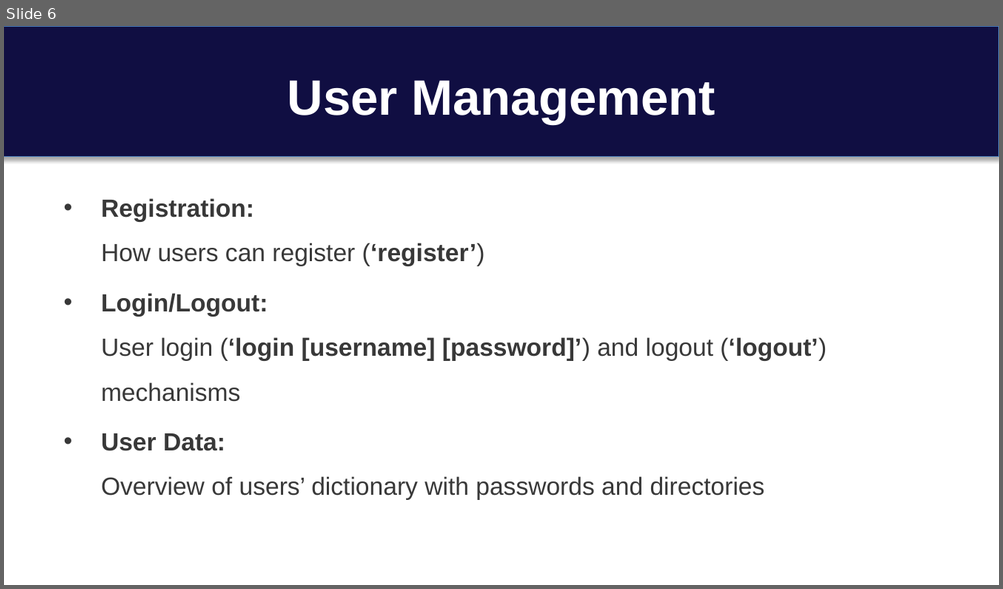
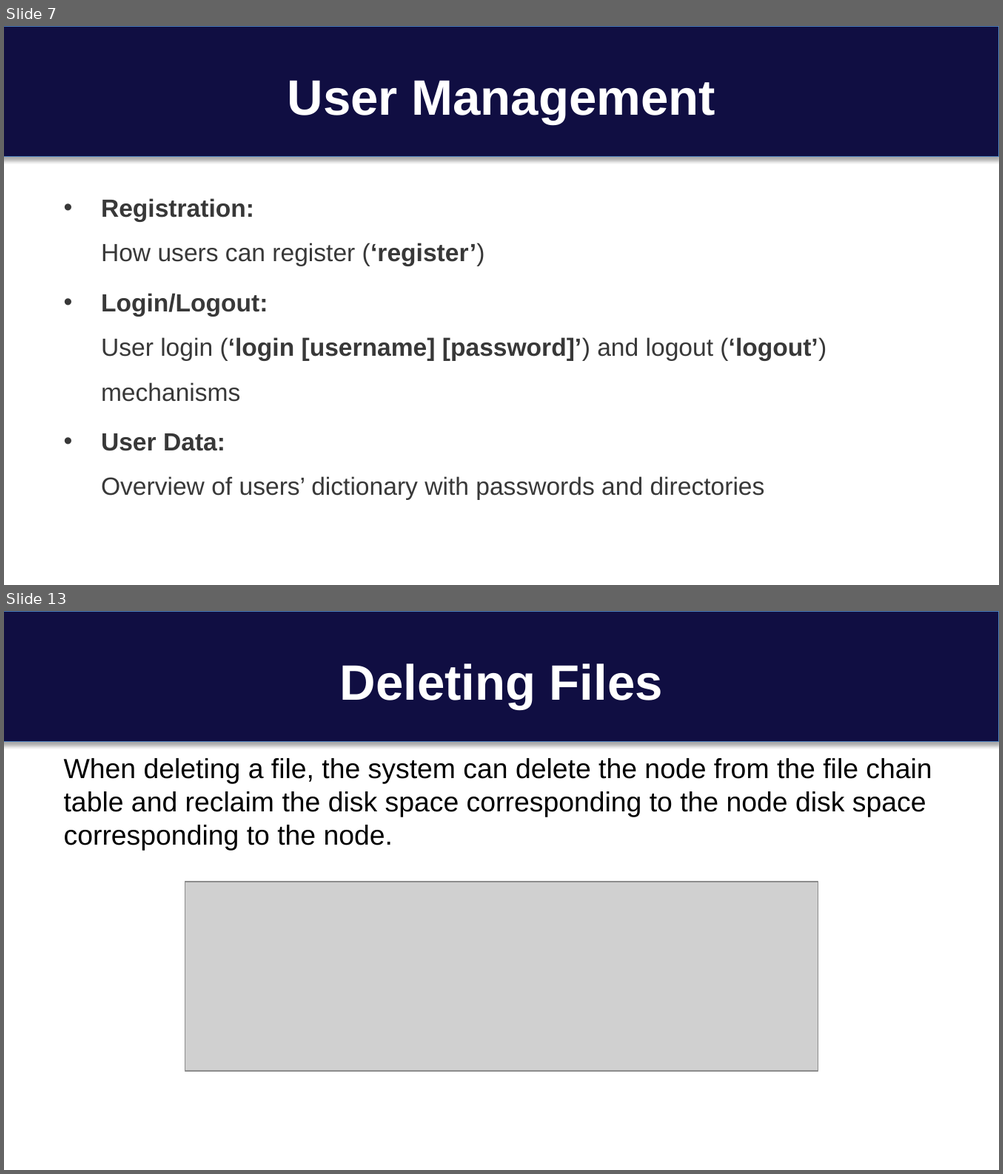
Before and after one commit to cseuconn/CSE-OS-2023-FALL, a slide deck: CSE-5305/Zongming_Juli/VFS presentation.pptx. Shown one above the other, each under a label of ours: slide 6 before the commit, slides 7 and 13 after it; the slides between them are not shown. The pictures are 1003x589 and 1003x1174 pixels, drawn with LibreOffice and Linux fonts; fonts in the diff are those of the drawing; grey boxes stand for pictures. Boxes give left, top, right and bottom in pixels: in the first picture for what was removed or moved away, otherwise in the second. Text is boxed around its words. In the diff, an @@ line names an element or a change of style, - is before the commit and + after.

```diff
--- a/CSE-5305/Zongming_Juli/VFS presentation.pptx
+++ b/CSE-5305/Zongming_Juli/VFS presentation.pptx
@@ slide 13 added at [4,611,999,1170], background #FFFFFF; not listed: 1 template element that a slide beside it also shows @@
@@ title added at [340,664,663,709], 36 pt, text #FFFFFF, bold @@
+Deleting Files
@@ text added at [64,758,931,851], 20 pt, text #000000 @@
+When deleting a file, the system can delete the node from the file chain table and reclaim the disk space corresponding to the node disk space corresponding to the node.
@@ picture added at [185,882,817,1071] @@
@@ what was slide 6 is now slide 7 @@
```
Also in this commit, not shown: 7 slides changed, 11 other slides added, 2 slides removed, 1 other file.
